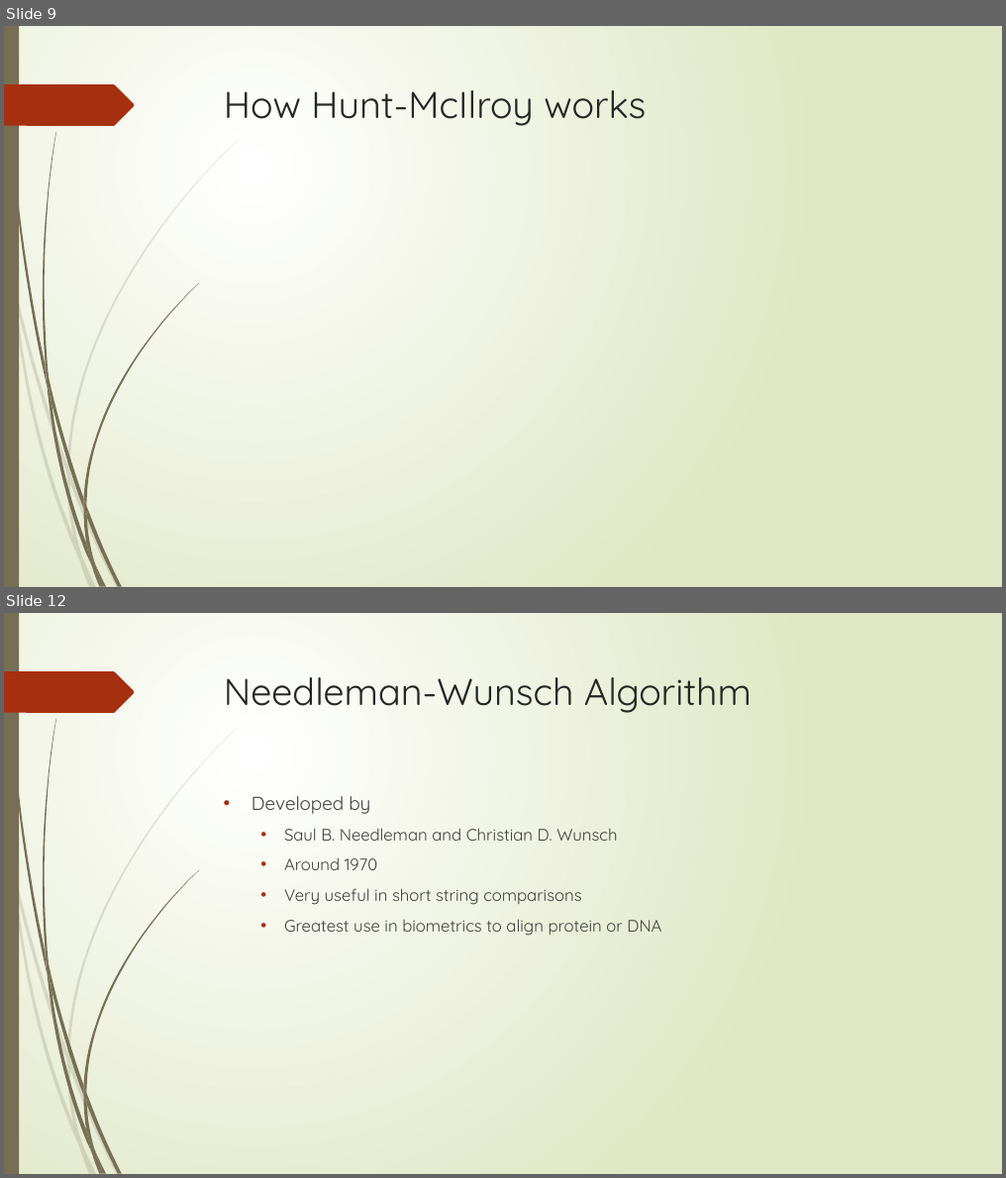
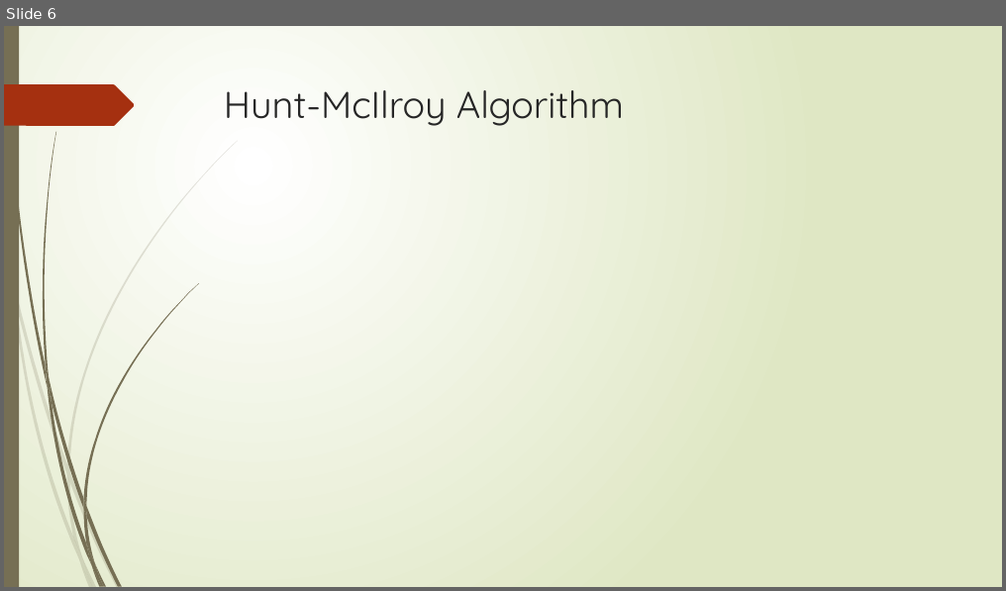
Before and after one commit to AthensStateComputerScience/DigitalHumanities, a slide deck: PowerPoint/Digital Humanities.pptx. Shown one above the other, each under a label of ours: slides 9 and 12 before the commit, slide 6 after it; the slides between them are not shown. The pictures are 1006x1178 and 1006x591 pixels, drawn with LibreOffice and Linux fonts; fonts in the diff are those of the drawing; grey boxes stand for pictures. Boxes give left, top, right and bottom in pixels: in the first picture for what was removed or moved away, otherwise in the second. Text is boxed around its words. In the diff, an @@ line names an element or a change of style, - is before the commit and + after.

```diff
--- a/PowerPoint/Digital Humanities.pptx
+++ b/PowerPoint/Digital Humanities.pptx
@@ slide 12 removed at (4,613,1002,1174), background gradient #FFFFFF to #DFE8C4; not listed: 24 template elements that a slide beside it also shows @@
@@ title removed at (224,677,751,713) @@
-Needleman-Wunsch Algorithm
@@ text removed at (252,796,661,936) @@
-• Developed by
-  • Saul B. Needleman and Christian D. Wunsch
-  • Around 1970
-  • Very useful in short string comparisons
-  • Greatest use in biometrics to align protein or DNA
@@ what was slide 9 is now slide 6 @@
@@ slide 6 changed as well @@
@@ title at (224,90,624,126): text changed @@
-How Hunt-McIlroy works
+Hunt-McIlroy Algorithm
```
Also in this commit, not shown: 7 other slides changed, 5 slides added, 6 other slides removed.
